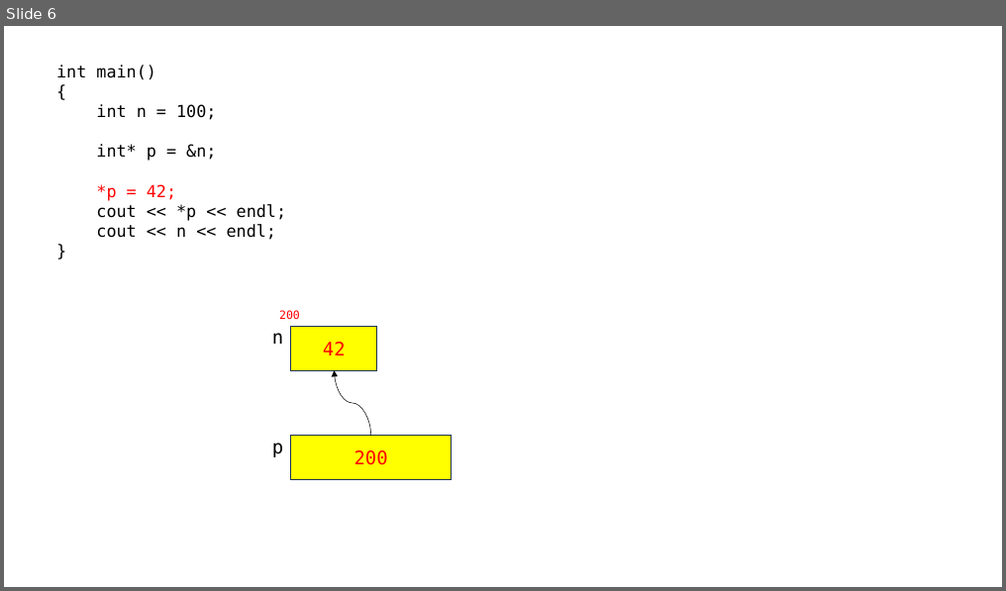
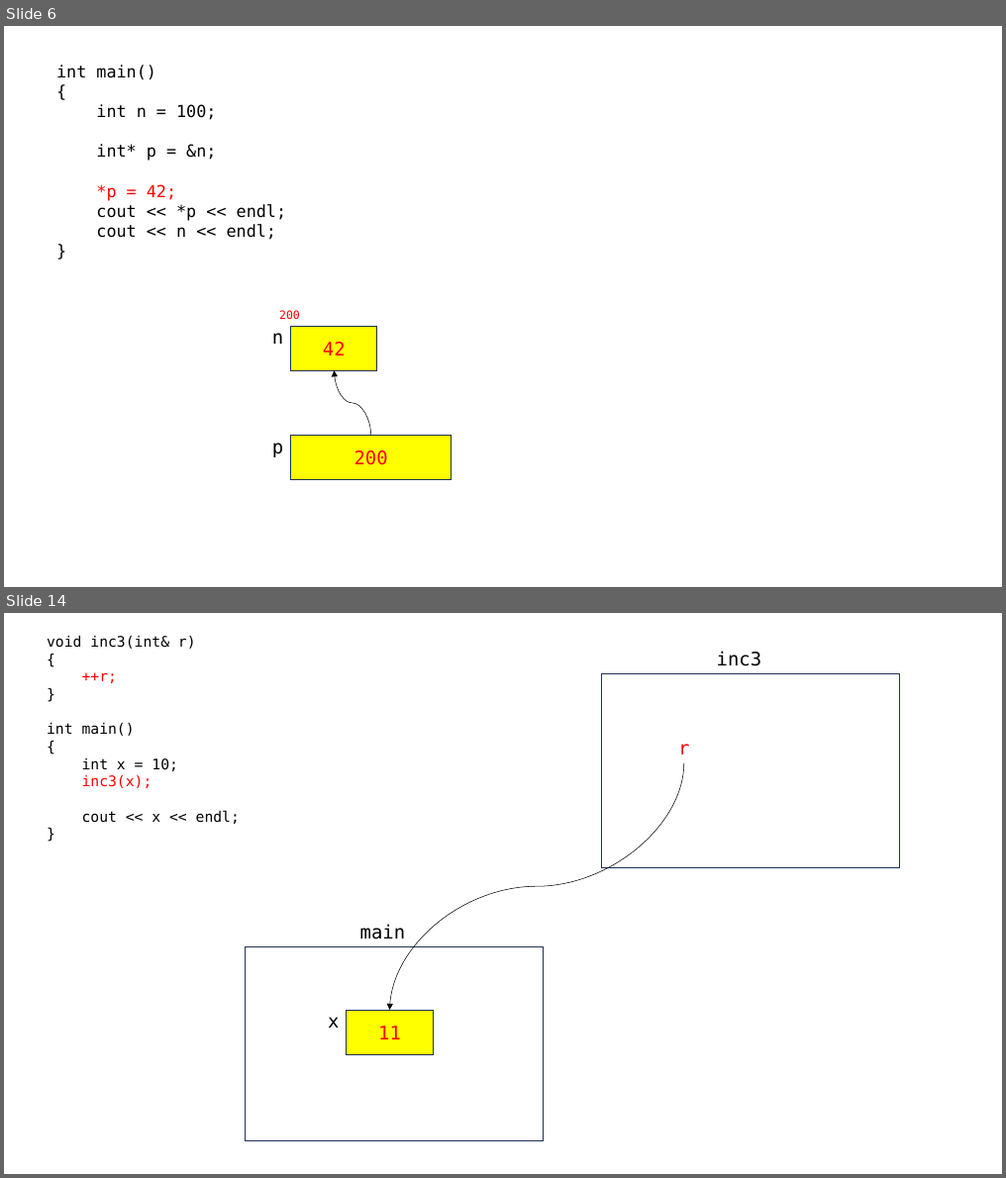
Before and after one commit to 72nkyung/hyundai_230807, a slide deck: hyundai_230807.pptx. Shown one above the other, each under a label of ours: slide 6 before the commit, slides 6 and 14 after it; the slides between them are not shown. The pictures are 1006x591 and 1006x1178 pixels, drawn with LibreOffice and Linux fonts; fonts in the diff are those of the drawing. Boxes give left, top, right and bottom in pixels: in the first picture for what was removed or moved away, otherwise in the second. Text is boxed around its words. In the diff, an @@ line names an element or a change of style, - is before the commit and + after.

```diff
--- a/hyundai_230807.pptx
+++ b/hyundai_230807.pptx
@@ slide 14 added at [4, 613, 1002, 1174], background #FFFFFF @@
@@ text added at [47, 635, 240, 824], 14 pt, text #000000 @@
+void inc3(int& r)
+{
+++r;
+}
+int main()
+{
+int x = 10;
+inc3(x);
+cout << x << endl;
+}
@@ text added at [717, 651, 762, 666], 18 pt, text #000000 @@
+inc3
@@ rectangle added at [601, 673, 900, 868], fill #FFFFFF, outline #1E3256 1 pt @@
@@ text added at [678, 744, 689, 755], 18 pt, text #FF0000 @@
+r
@@ curved arrow added from (684, 762) to (389, 1011), #000000 0.5 pt @@
@@ text added at [360, 924, 406, 940], 18 pt, text #000000 @@
+main
@@ rectangle added at [245, 947, 544, 1142], fill #FFFFFF, outline #1E3256 1 pt @@
@@ text added at [328, 1017, 339, 1028], 18 pt, text #000000 @@
+x
@@ rectangle added at [347, 1011, 433, 1056], fill #FFFF00, outline #1E3256 1 pt, 18 pt, text #FF0000 @@
+11
```
Also in this commit, not shown: 7 other slides added.
